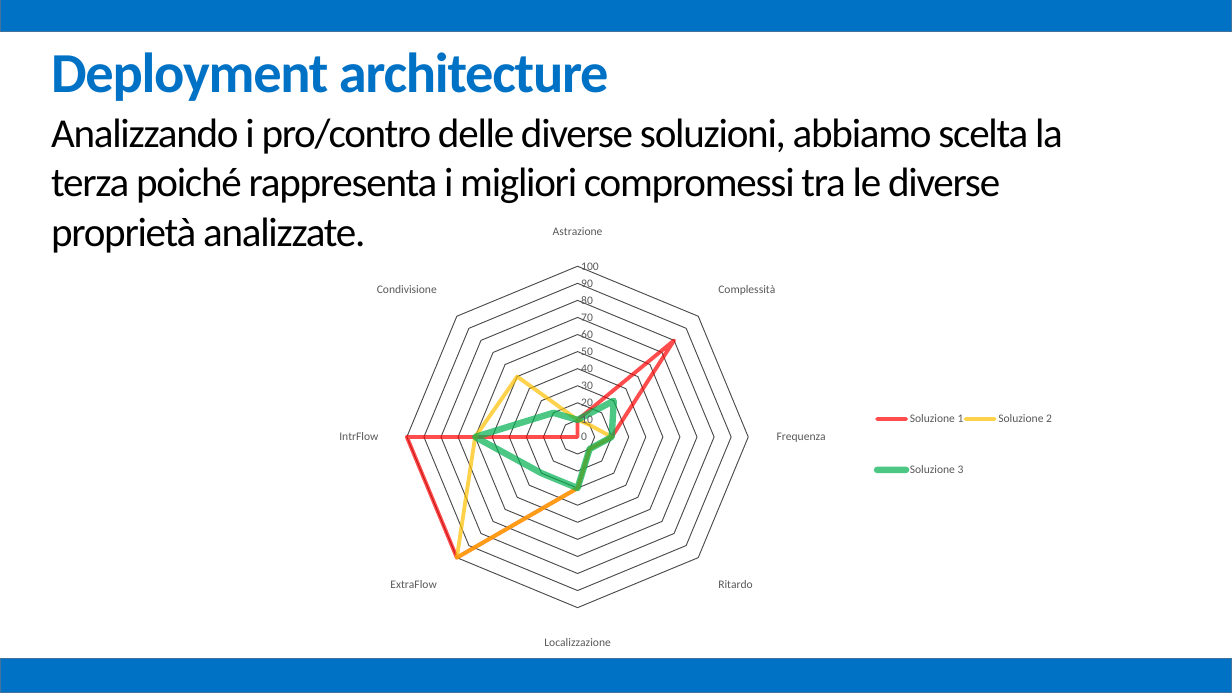
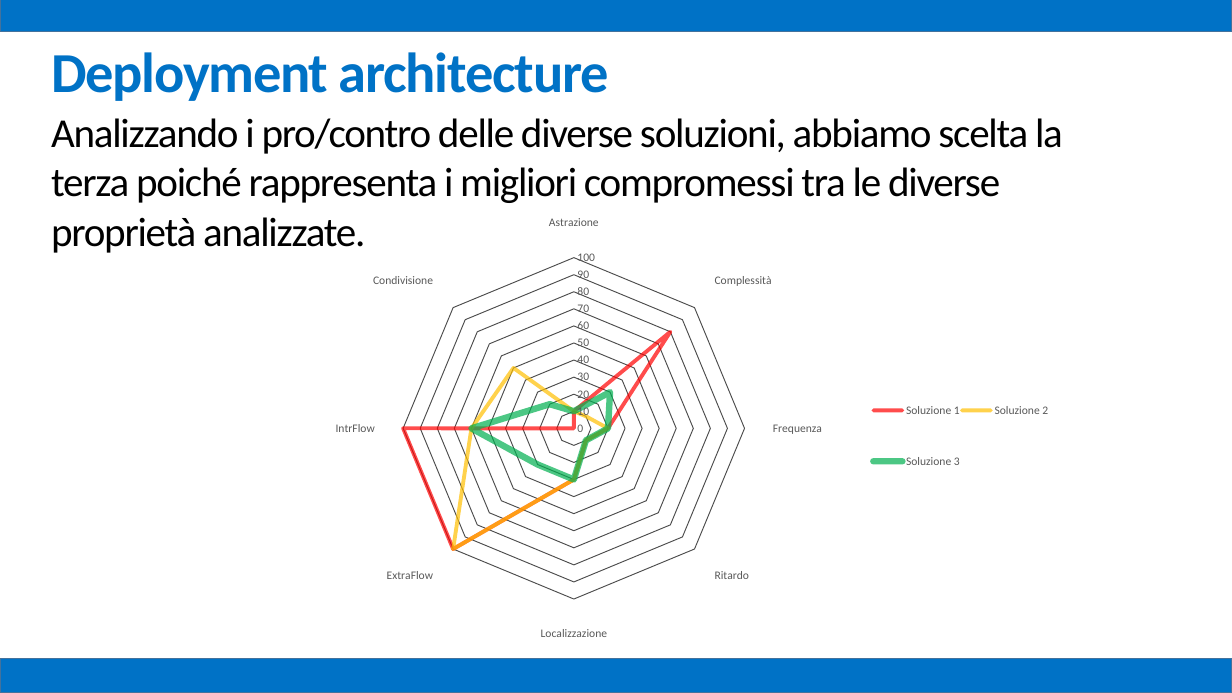
Before and after one commit to mz1991/ProgettoFebbraio2015, a slide deck: slide 43 of Febbraio 2015.pptx. Drawn at 1232x693 pixels with LibreOffice and Linux fonts; fonts in the diff are those of the drawing. Boxes give left, top, right and bottom in pixels: in the first picture for what was removed or moved away, otherwise in the second. Text is boxed around its words. In the diff, an @@ line names an element or a change of style, - is before the commit and + after.

```diff
--- a/Febbraio 2015.pptx
+++ b/Febbraio 2015.pptx
@@ radar chart: place and size @@
-radar chart at [165,215,1104,658]
+radar chart at [161,207,1100,650]
```
Also in this commit, not shown: 3 other slides changed.
